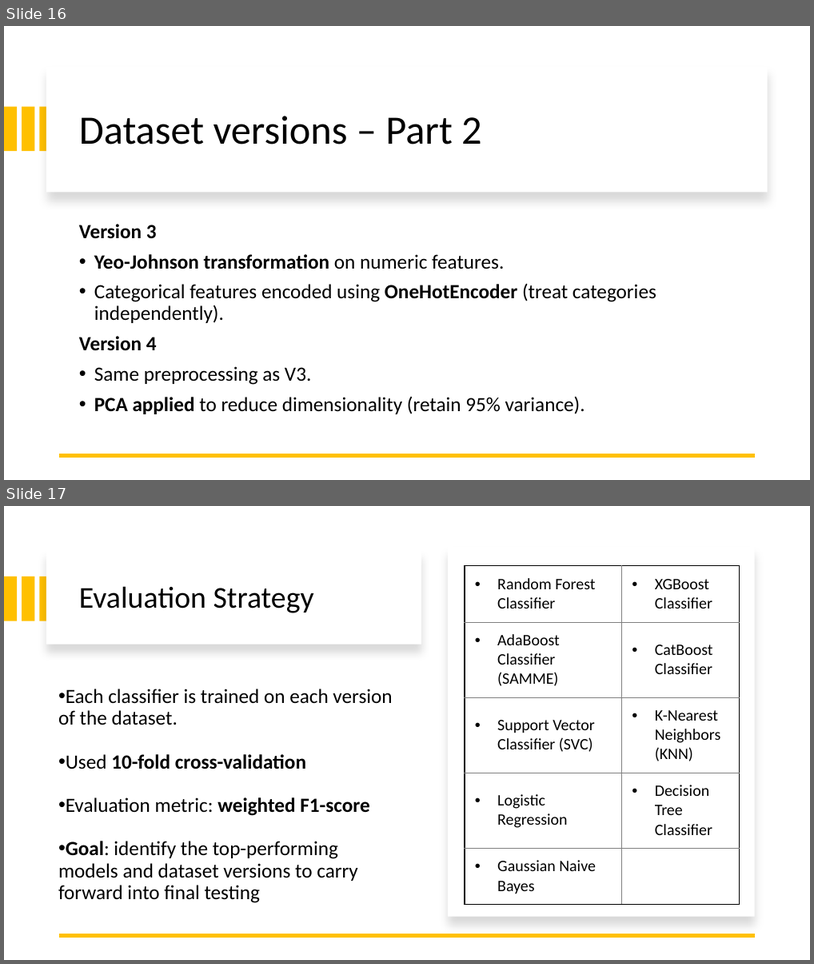
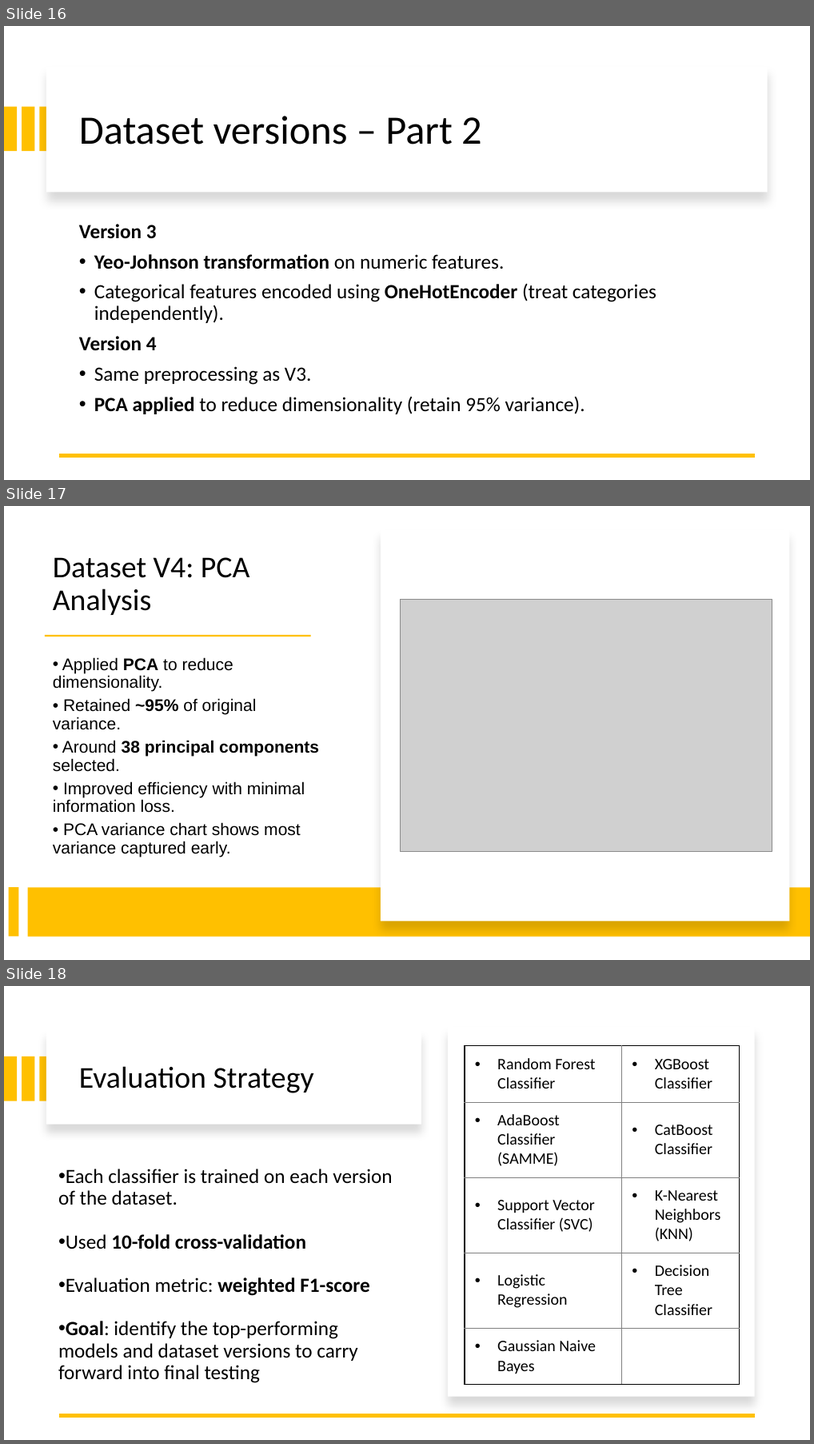
Before and after one commit to ileontios03/EPL448_Project, a slide deck: presentation.pptx. Shown one above the other, each under a label of ours: slides 16 and 17 before the commit, slides 16, 17 and 18 after it. The pictures are 814x964 and 814x1444 pixels, drawn with LibreOffice and Linux fonts; fonts in the diff are those of the drawing; grey boxes stand for pictures. Boxes give left, top, right and bottom in pixels: in the first picture for what was removed or moved away, otherwise in the second. Text is boxed around its words. In the diff, an @@ line names an element or a change of style, - is before the commit and + after.

```diff
--- a/presentation.pptx
+++ b/presentation.pptx
@@ slide 17 added at <box>4,506,810,960</box>, background #FFFFFF @@
@@ rectangle added at <box>381,529,790,921</box>, fill #FFFFFF @@
@@ title added at <box>53,557,250,615</box>, 36 pt, text #000000 @@
+Dataset V4: PCA Analysis
@@ picture added at <box>400,600,772,851</box> @@
@@ rectangle added at <box>45,635,310,636</box>, fill #FFC000 @@
@@ text added at <box>53,657,319,857</box>, 20 pt, text #000000 @@
+• Applied PCA to reduce dimensionality.
+• Retained ~95% of original variance.
+• Around 38 principal components selected.
+• Improved efficiency with minimal information loss.
+• PCA variance chart shows most variance captured early.
@@ rectangle added at <box>8,887,18,936</box>, fill #FFC000 @@
@@ rectangle added at <box>28,888,810,936</box>, fill #FFC000 @@
@@ what was slide 17 is now slide 18 @@
```
Also in this commit, not shown: 2 slides changed, 1 other slide added, 1 other file.
